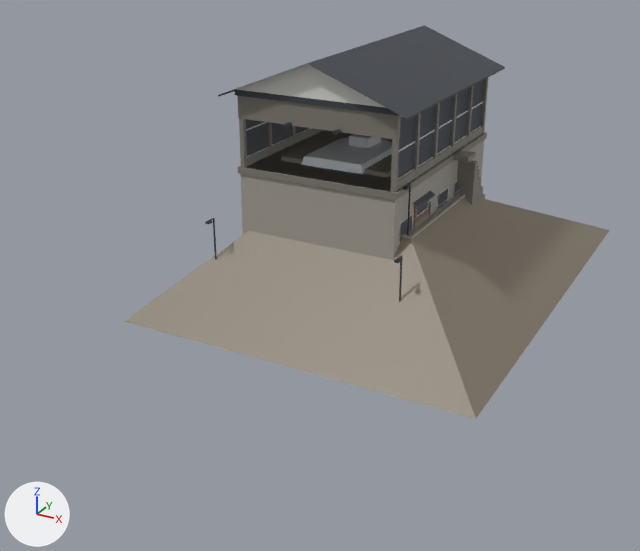
An edit to the glTF model models/lifts.glb, drawn before and after from the same camera.
Both versions are drawn from a 50 mm lens placed at (42.2, -86.5, 38.4), pointed at (-1.0, -7.9, -0.9). The axes (+X, +Y, +Z) are drawn at lower left. The lights are the same throughout. The picture after the commit comes second. Vertices at exactly the same position are counted once.

Script lines for the objects in view, before the commit:
```python
me_st_chair = bpy.data.meshes.new('st_chair')
me_st_chair.from_pydata(...)  # 749 vertices, 1098 faces; spans x -18.1..21.9, y -20.9..33.0, z -5.0..13.1
me_st_chair.materials.append(mat_defaultmaterial_007)
me_st_gond = bpy.data.meshes.new('st_gond')
me_st_gond.from_pydata(...)  # 906 vertices, 982 faces; spans x -10.8..11.4, y -15.2..16.4, z -4.0..23.0
me_st_gond.materials.append(mat_defaultmaterial_009)
ob_st_chair = bpy.data.objects.new('st_chair', me_st_chair)
ob_st_chair.location = (0.0, 0.0, 0.0)
ob_st_gond = bpy.data.objects.new('st_gond', me_st_gond)
ob_st_gond.location = (0.0, 0.0, 0.0)
```
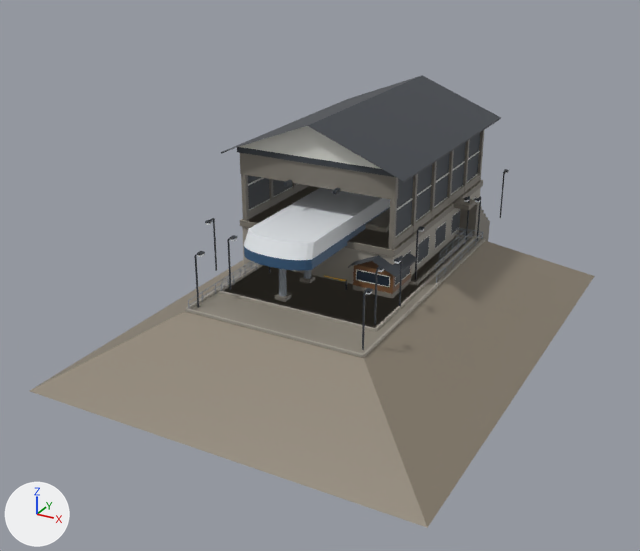
The change, as a list of edits to the scene's bpy script:
```text
Add mat_defaultmaterial_013:
    mat_defaultmaterial_013 = bpy.data.materials.new('DefaultMaterial.013')
    mat_defaultmaterial_013.use_nodes = True; mat_defaultmaterial_013.node_tree.nodes.clear()
    _N = mat_defaultmaterial_013.node_tree.nodes; _L = mat_defaultmaterial_013.node_tree.links
    n0 = _N.new('ShaderNodeOutputMaterial'); n0.name = 'Material Output'
    n1 = _N.new('ShaderNodeBsdfPrincipled'); n1.name = 'Principled BSDF'
    n2 = _N.new('ShaderNodeVertexColor'); n2.name = 'Color Attribute'
    _L.new(n1.outputs[0], n0.inputs[0])  # 'BSDF' to 'Surface'
    _L.new(n2.outputs[0], n1.inputs[0])  # 'Color' to 'Base Color'
Add mat_defaultmaterial_011:
    mat_defaultmaterial_011 = bpy.data.materials.new('DefaultMaterial.011')
    mat_defaultmaterial_011.use_nodes = True; mat_defaultmaterial_011.node_tree.nodes.clear()
    _N = mat_defaultmaterial_011.node_tree.nodes; _L = mat_defaultmaterial_011.node_tree.links
    n0 = _N.new('ShaderNodeOutputMaterial'); n0.name = 'Material Output'
    n1 = _N.new('ShaderNodeBsdfPrincipled'); n1.name = 'Principled BSDF'
    n2 = _N.new('ShaderNodeVertexColor'); n2.name = 'Color Attribute'
    _L.new(n1.outputs[0], n0.inputs[0])  # 'BSDF' to 'Surface'
    _L.new(n2.outputs[0], n1.inputs[0])  # 'Color' to 'Base Color'
Add mat_defaultmaterial_010:
    mat_defaultmaterial_010 = bpy.data.materials.new('DefaultMaterial.010')
    mat_defaultmaterial_010.use_nodes = True; mat_defaultmaterial_010.node_tree.nodes.clear()
    _N = mat_defaultmaterial_010.node_tree.nodes; _L = mat_defaultmaterial_010.node_tree.links
    n0 = _N.new('ShaderNodeOutputMaterial'); n0.name = 'Material Output'
    n1 = _N.new('ShaderNodeBsdfPrincipled'); n1.name = 'Principled BSDF'
    n2 = _N.new('ShaderNodeVertexColor'); n2.name = 'Color Attribute'
    _L.new(n1.outputs[0], n0.inputs[0])  # 'BSDF' to 'Surface'
    _L.new(n2.outputs[0], n1.inputs[0])  # 'Color' to 'Base Color'
Change me_st_gond:
    remove me_st_gond.from_pydata(...)  # 906 vertices, 982 faces; spans x -10.8..11.4, y -15.2..16.4, z -4.0..23.0
    add me_st_gond.from_pydata(...)  # 806 vertices, 970 faces; spans x -10.9..11.4, y -15.2..18.2, z -6.0..17.0
    me_st_gond part 1: the loose piece of 8 vertices spanning x -9.0..9.0, y -11.0..15.0, z -4.0..11.1 is scaled about its middle by (1, 1, 0.736), then moved by (0.0, 0.0, -4.0), in mat_defaultmaterial_013
    me_st_gond part 2: the loose piece of 8 vertices spanning x -9.2..9.2, y -11.2..15.2, z 10.4..11.1 is moved by (0.0, 0.0, -6.0), in mat_defaultmaterial_013
    me_st_gond part 3: the loose piece of 4 vertices spanning x 9.0, y 5.3..8.5, z 1.0..3.4 is moved by (0.0, 0.0, 0.2), in mat_defaultmaterial_013
    me_st_gond part 4: the loose piece of 4 vertices spanning x 9.0, y 0.3..3.5, z 1.0..3.4 is moved by (0.0, 0.0, 0.2), in mat_defaultmaterial_013
    me_st_gond part 5: the loose piece of 4 vertices spanning x 9.0, y -4.7..-1.5, z 1.0..3.4 is moved by (0.0, 0.0, 0.2), in mat_defaultmaterial_013
    me_st_gond part 6: the loose piece of 8 vertices spanning x -8.9..-8.4, y -0.8..-0.3, z 11.1..18.8 is moved by (0.0, 0.0, -6.0), in mat_defaultmaterial_013
    me_st_gond part 7: the loose piece of 50 vertices spanning x 9.0..11.0, y 6.2..13.4, z 0.0..9.9 is rebuilt with 38 vertices and now spans x 9.0..11.0, y 8.1..13.4, z -2.0..4.4, in mat_defaultmaterial_013
    me_st_gond part 8: the loose piece of 8 vertices spanning x 8.6..8.7, y -10.5..14.5, z 12.0..12.1 is rebuilt with 8 vertices and now spans x 8.6..8.7, y -10.5..14.5, z 12.3..12.4, in mat_defaultmaterial_013
    me_st_gond part 9: 56 loose pieces with 496 vertices, spanning x -10.4..11.0, y -12.4..16.4, z 5.2..23.0, are deleted
    me_st_gond part 10: 8 vertices moved within x -10.8..11.4, y -15.2..-14.6, z 5.9; 48 vertices removed from x -10.8..11.4, y -15.2..14.7, z 5.8..18.8; 456 vertices added at x -10.9..11.4, y -15.2..18.2, z 0.0..17.0
    me_st_gond part 11: 62 faces spanning x -10.8..11.4, y -15.2..15.1, z 0.0..6.1 switch from mat_defaultmaterial_009 to mat_defaultmaterial_013
    other edits to the shape of me_st_gond do not show in these pictures
Remove ob_st_chair:
    ob_st_chair = bpy.data.objects.new('st_chair', me_st_chair)
Add ob_st_chair_f:
    ob_st_chair_f = bpy.data.objects.new('st_chair_f', me_st_chair_f)  # 765 vertices, 1126 faces; spans x -17.2..21.4, y -19.0..17.9, z -6.0..7.4
    ob_st_chair_f.location = (0.0, 0.0, 0.0)
Add ob_st_chair_d6:
    ob_st_chair_d6 = bpy.data.objects.new('st_chair_d6', me_st_chair_d6)  # 884 vertices, 1246 faces; spans x -17.8..23.4, y -35.5..18.5, z -6.0..8.8
    ob_st_chair_d6.location = (0.0, 0.0, 0.0)
Add ob_st_chair_d4:
    ob_st_chair_d4 = bpy.data.objects.new('st_chair_d4', me_st_chair_d4)  # 852 vertices, 1198 faces; spans x -17.4..22.2, y -30.5..18.1, z -6.0..8.6
    ob_st_chair_d4.location = (0.0, 0.0, 0.0)
```

What differs and where, as boxes (x1, y1, x2, y2) in the pictures (640 x 551 px; the box of a moved part takes in the faces that stretch with it):
'st_chair_d6', added: after (30, 188, 594, 528)
'st_chair', deleted: before (125, 134, 610, 419)
'st_gond', reshaped (16% shorter): before (205, 25, 505, 301); after (205, 75, 509, 306)
'st_chair_d4', added: after (218, 196, 475, 331)
'st_chair_f', added: after (409, 226, 468, 285)
part 1 of me_st_gond, moved or reshaped: before (240, 131, 484, 260); after (242, 185, 481, 284)
part 2 of me_st_gond, moved or reshaped: before (238, 130, 487, 200); after (240, 180, 483, 257)
part 3 of me_st_gond, moved or reshaped (not visible before): after (451, 211, 460, 234)
part 4 of me_st_gond, moved or reshaped (not visible before): after (435, 221, 446, 248)
part 5 of me_st_gond, moved or reshaped (not visible before): after (417, 236, 429, 263)
part 6 of me_st_gond, moved or reshaped (mostly hidden): before (292, 126, 296, 145); after (292, 183, 296, 194)
part 7 of me_st_gond, rebuilt: before (456, 160, 485, 205); after (459, 202, 490, 241)
part 8 of me_st_gond, rebuilt (not visible afterwards): before (398, 126, 481, 180)
part 9 of me_st_gond, deleted: before (218, 25, 505, 245)
part 10 of me_st_gond, reshaped: before (205, 118, 483, 263); after (205, 75, 509, 264)
part 11 of me_st_gond, recoloured: (208, 219, 403, 301) in both
